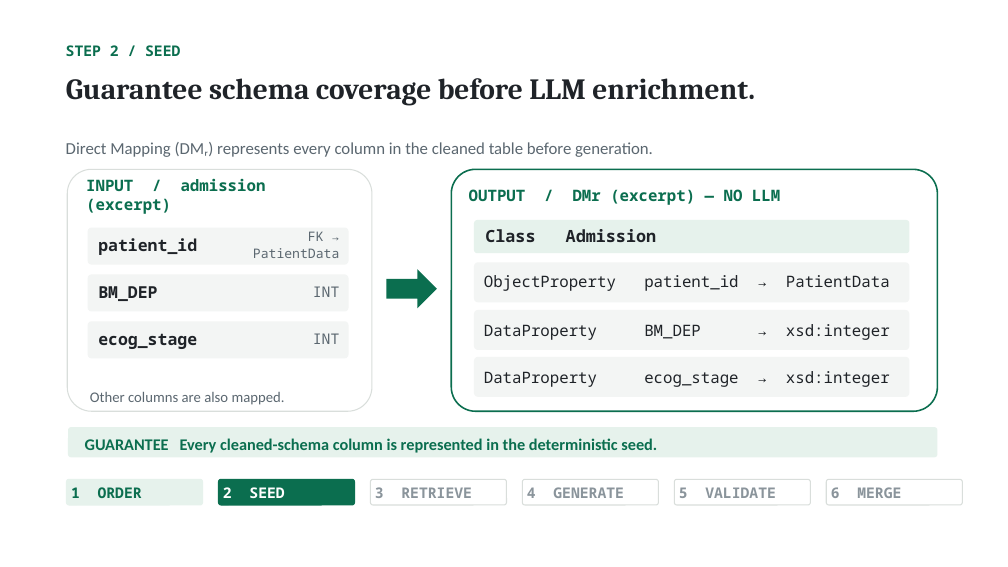
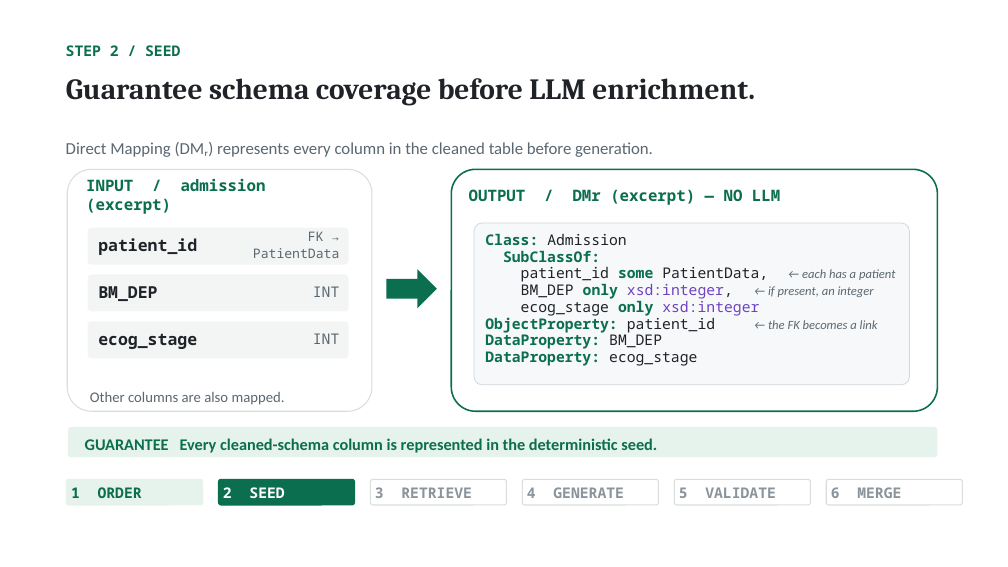
Before and after one commit to NadeenAhmad/rigor_private, a slide deck: slide 7 of presentation/RIGOR_ISWC2026.pptx. Drawn at 1008x567 pixels with LibreOffice and Linux fonts; fonts in the diff are those of the drawing. Boxes give left, top, right and bottom in pixels: in the first picture for what was removed or moved away, otherwise in the second. Text is boxed around its words. In the diff, an @@ line names an element or a change of style, - is before the commit and + after.

```diff
--- a/presentation/RIGOR_ISWC2026.pptx
+++ b/presentation/RIGOR_ISWC2026.pptx
@@ rounded rectangle removed at bbox=[474, 220, 910, 253] @@
@@ rounded rectangle added at bbox=[474, 223, 910, 385], fill #F6F8FA, outline #D0D7DE 0.75 pt, 14 pt, text #1F2328 @@
+Class: Admission
+SubClassOf:
+patient_id some PatientData, ← each has a patient
+BM_DEP only xsd:integer, ← if present, an integer
+ecog_stage only xsd:integer
+ObjectProperty: patient_id ← the FK becomes a link
+DataProperty: BM_DEP
+DataProperty: ecog_stage
@@ text removed at bbox=[485, 229, 656, 242] @@
-Class Admission
@@ rounded rectangle removed at bbox=[474, 262, 910, 302] @@
@@ text removed at bbox=[484, 275, 890, 291] @@
-ObjectProperty patient_id → PatientData
@@ rounded rectangle removed at bbox=[474, 310, 910, 350] @@
@@ text removed at bbox=[484, 324, 890, 340] @@
-DataProperty BM_DEP → xsd:integer
@@ rounded rectangle removed at bbox=[474, 357, 910, 397] @@
@@ text removed at bbox=[484, 371, 890, 387] @@
-DataProperty ecog_stage → xsd:integer
```
Also in this commit, not shown: 3 other slides changed, 13 other files.
